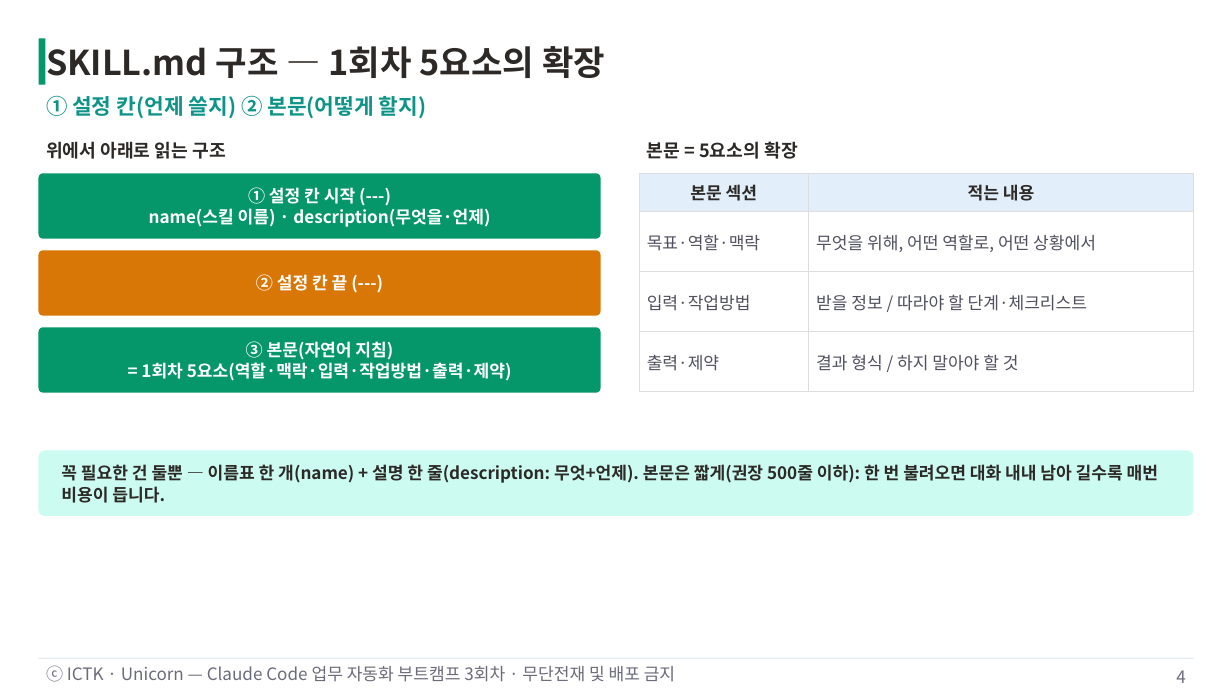
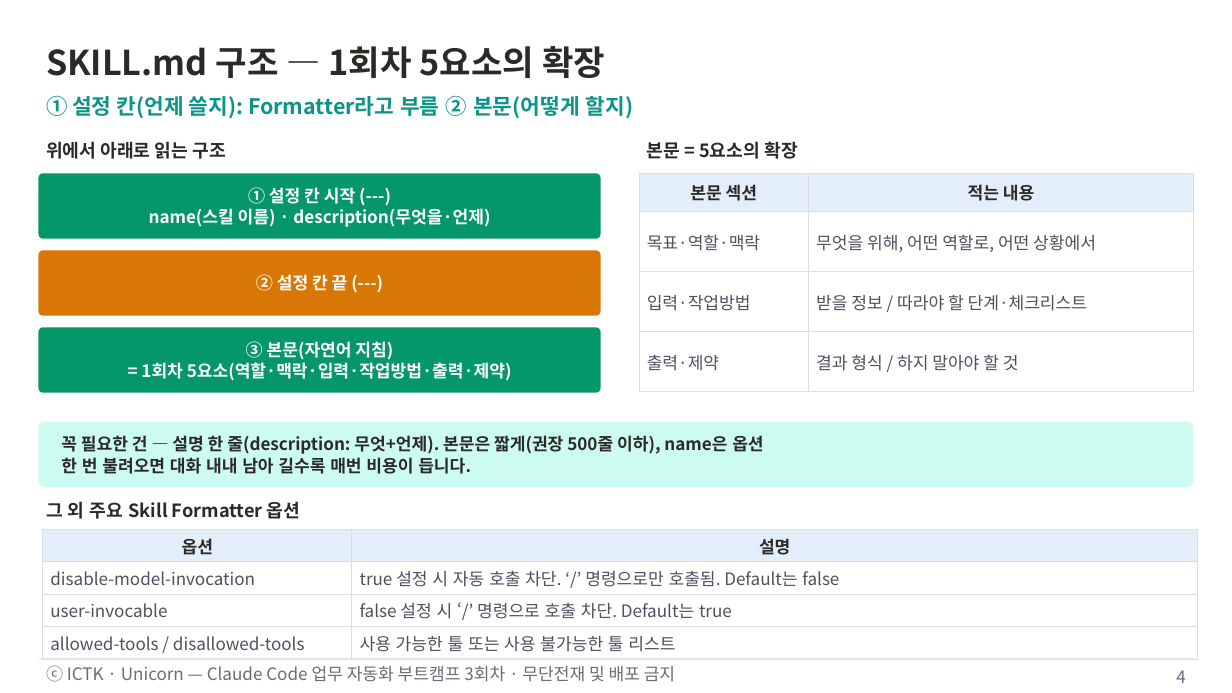
Before and after one commit to unicorn-campus/ai-automation, a slide deck: slide 4 of decks/03-skill-basics/3회차-Skill기초.pptx. Drawn at 1232x693 pixels with LibreOffice and Linux fonts; fonts in the diff are those of the drawing. Boxes give left, top, right and bottom in pixels: in the first picture for what was removed or moved away, otherwise in the second. Text is boxed around its words. In the diff, an @@ line names an element or a change of style, - is before the commit and + after.

Commit message:
3회차 자료 업데이트: Skill 기초 PPT 수정

```diff
--- a/decks/03-skill-basics/3회차-Skill기초.pptx
+++ b/decks/03-skill-basics/3회차-Skill기초.pptx
@@ rectangle removed at <box>38,38,45,85</box> @@
@@ text at <box>46,95,634,118</box>: text changed @@
-① 설정 칸(언제 쓸지) ② 본문(어떻게 할지)
+① 설정 칸(언제 쓸지): Formatter라고 부름 ② 본문(어떻게 할지)
@@ rounded rectangle: place and size @@
-rounded rectangle at <box>38,450,1194,516</box>
+rounded rectangle at <box>38,421,1194,487</box>
@@ text at <box>61,435,763,474</box>: text changed @@
-꼭 필요한 건 둘뿐 — 이름표 한 개(name) + 설명 한 줄(description: 무엇+언제). 본문은 짧게(권장 500줄 이하): 한 번 불려오면 대화 내내 남아 길수록 매번 비용이 듭니다.
+꼭 필요한 건 — 설명 한 줄(description: 무엇+언제). 본문은 짧게(권장 500줄 이하), name은 옵션
+한 번 불려오면 대화 내내 남아 길수록 매번 비용이 듭니다.
@@ text added at <box>46,501,300,519</box>, 17 pt, text #2C2926, bold @@
+그 외 주요 Skill Formatter 옵션
@@ table added at <box>42,530,1197,656</box>, 4 rows, 2 columns @@
+옵션 | 설명
+disable-model-invocation | true 설정 시 자동 호출 차단. ‘/’ 명령으로만 호출됨. Default는 false
+user-invocable | false 설정 시 ‘/’ 명령으로 호출 차단. Default는 true
+allowed-tools / disallowed-tools | 사용 가능한 툴 또는 사용 불가능한 툴 리스트
```
Also in this commit, not shown: 9 other slides changed, 1 slide added.
